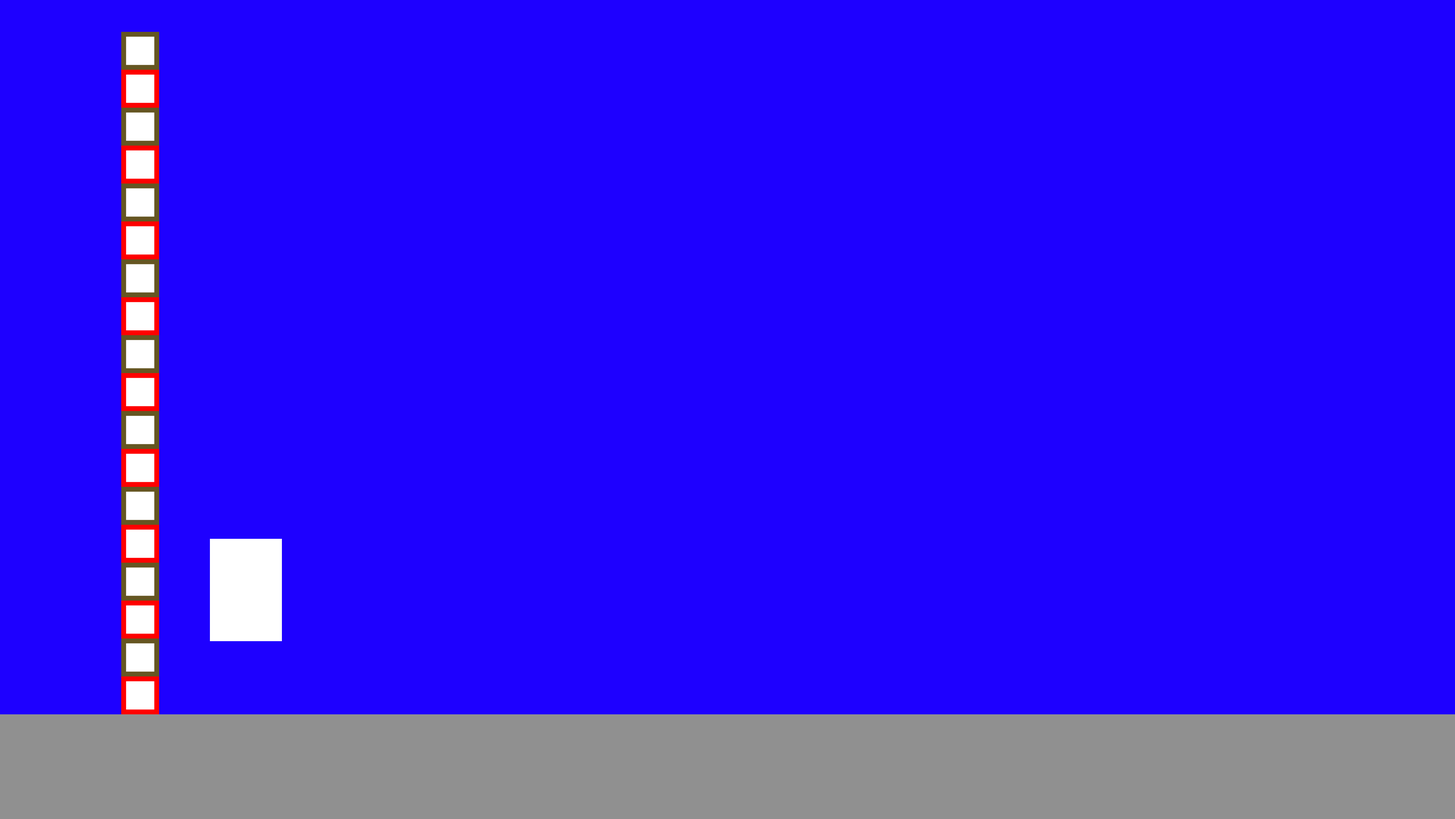
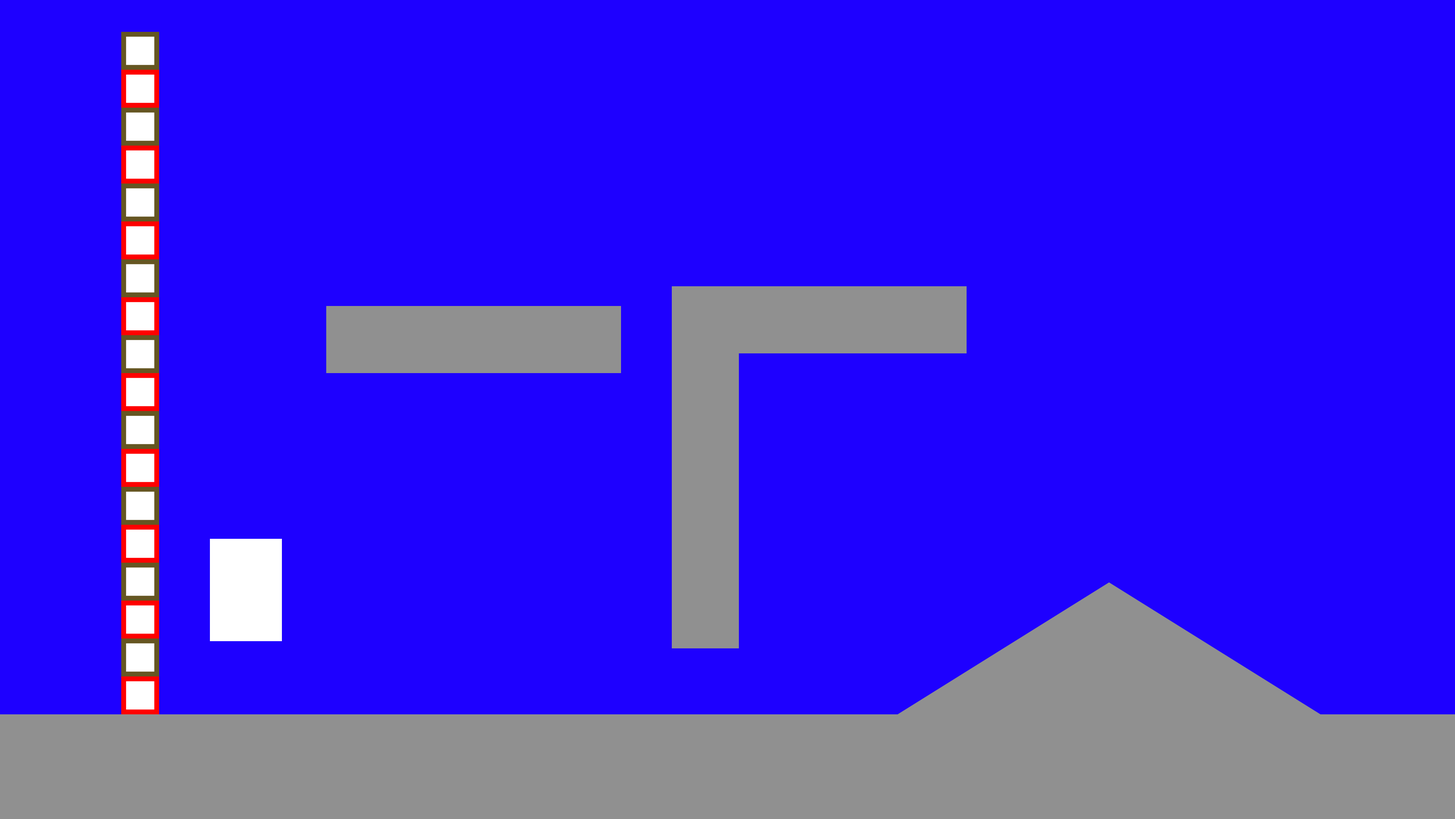
The second w=1455, h=819 image is a revision of the first. Changes to its layers:
added layer "Rectangle 1 copy 2" above "Rectangle 1" over [671, 286, 967, 649]
added layer "Rectangle 1" above "Triangle 1" over [326, 305, 622, 373]
added layer "Triangle 1" above "measuringStick" over [897, 582, 1321, 715]
